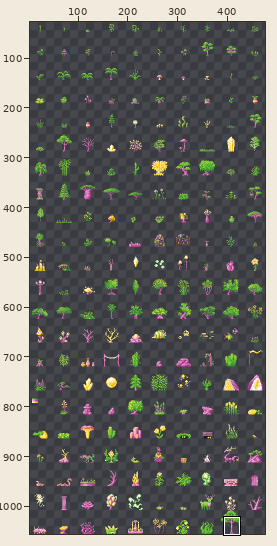
Sprite sheet -- images/all_foliage.png. The first picture is a wide view before the edit; the outline marks the close-up.
Close-up. Earlier state:
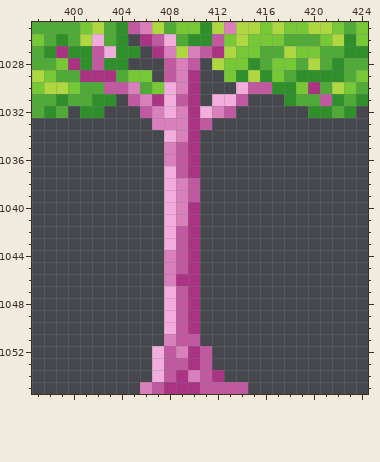
The file is 480x1056 pixels. Pixels under 10% opacity are left out. Colours within 5 levels of each other are drawn and written as one. Shown: x 397..424, y 1025..1055. The wide view leaves out empty margins.
The result:
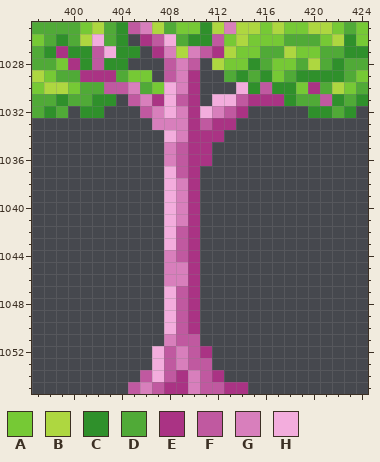
Palette (. is transparent): A #76c935  B #aed740  C #2f902b  D #50aa37  E #aa3384  F #c059a0  G #d87fbc  H #f3addd
What changed:
@@ x 408..419 @@
 1028 FGF.BAACDAAD
-1029 FGE..ACBCADC
-1030 HGE...HFFCCA
-1031 HFE.HHF...CD
-1032 HGEHGF......
-1033 GGEF........
-1034 HGE.........
-1035 GFE.........
-1036 GFE.........
+1029 FGE..DCDCADC
+1030 HGE...HCFCCA
+1031 HFE.HHFEEECD
+1032 HGEHGFE.....
+1033 GGEFEE......
+1034 HGEEE.......
+1035 GFEE........
+1036 GFEE........
 1037 HFE.........
-1038 HGF.........
-1039 HGF.........
+1038 HGE.........
+1039 HGE.........
 1040 HGE.........
@@ x 407..411 @@
 1044 .GFE.
-1045 .GFE.
-1046 .GEE.
+1045 .GGE.
+1046 .GGE.
 1047 .HFE.
@@ x 403..416 @@
 1051 .....GFF......
-1052 ....HFGEF.....
-1053 ....HFFEF.....
-1054 ....HFEGFE....
-1055 ...GFEEEFFFF..
+1052 ....HFGFE.....
+1053 ....HFGFF.....
+1054 ...FHFEGFE....
+1055 ..FGFEEGFFEE..
Boxes around the changes in both close-ups, in picture pixels (x1, y1, x2, y2):
changed: (188, 70, 284, 202)
changed: (176, 262, 188, 286)
changed: (128, 346, 248, 394)
